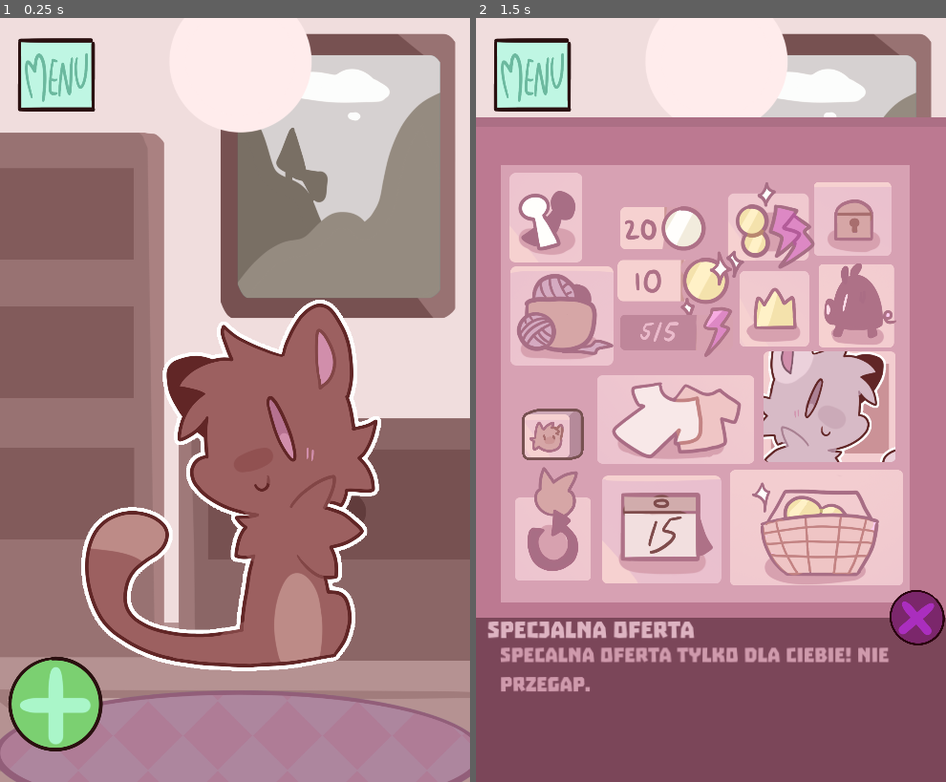
Above: before the commit, frames 1-2 (left to right).
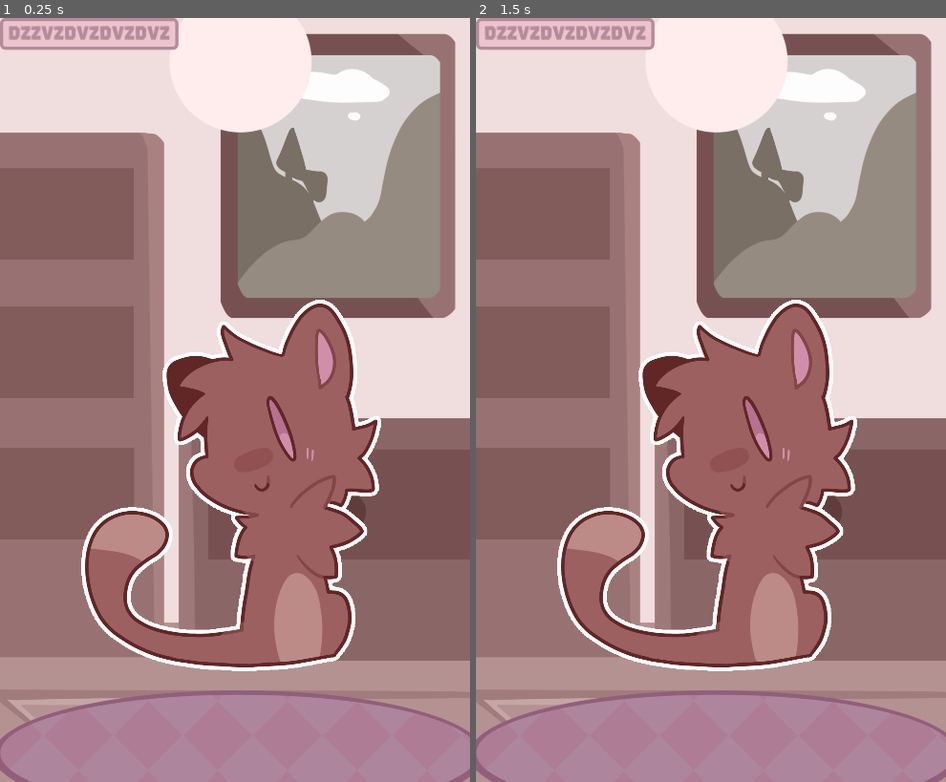
Above: after the commit, the same moments.

Repository: ElionTime001/Poglaskaj_kota
Game: Godot game, scene res://scenes/game.tscn
Same seed, same stepped clock (60 frames per second), same inputs: the game is played once before the commit and once after it.
Inputs (mouse positions are in pixels of both pictures, inside the frame that each line leads up to):
- Up to frame 1 (0.25 s): no input
- Up to frame 2 (1.5 s): click (532, 705) at 0.52 s; click (814, 529) at 1.27 s

The runs differ from the first frame. In frame 1, 4.9% of the frame differs, in the area x 0-39%, y 0-96%; in frame 2, 86%, in the area x 0-100%, y 0-100%.

Commit message:
aaaaaaaaaa

Diff:
--- a/scenes/screens.tscn
+++ b/scenes/screens.tscn
@@ -1,15 +1,33 @@
-[gd_scene load_steps=6 format=3 uid="uid://t8pxjpohp3yi"]
+[gd_scene load_steps=8 format=3 uid="uid://t8pxjpohp3yi"]
 
 [ext_resource type="Script" path="res://scripts/screens.gd" id="1_qe71l"]
 [ext_resource type="PackedScene" uid="uid://0k0k60spe7c0" path="res://scenes/dialogue_player.tscn" id="1_uhk0v"]
 [ext_resource type="PackedScene" uid="uid://dorq6s10qvfmn" path="res://scenes/interface.tscn" id="3_2ma7d"]
 [ext_resource type="PackedScene" uid="uid://beiya5qlnu5b1" path="res://scenes/item_box.tscn" id="4_jski3"]
 [ext_resource type="PackedScene" uid="uid://bbup714ugbgum" path="res://scenes/menu.tscn" id="5_1lp3j"]
+[ext_resource type="FontFile" uid="uid://byjt5ghojp7ex" path="res://troika.otf" id="6_rteni"]
+
+[sub_resource type="StyleBoxFlat" id="StyleBoxFlat_kl0jv"]
+bg_color = Color(0.92549, 0.768627, 0.807843, 1)
+border_width_left = 4
+border_width_top = 4
+border_width_right = 4
+border_width_bottom = 4
+border_color = Color(0.709804, 0.541176, 0.603922, 1)
+corner_radius_top_left = 6
+corner_radius_top_right = 6
+corner_radius_bottom_right = 6
+corner_radius_bottom_left = 6
 
 [node name="SCREENS" type="CanvasLayer"]
 script = ExtResource("1_qe71l")
 
 [node name="interface" parent="." instance=ExtResource("3_2ma7d")]
+
+[node name="TextureRect" type="TextureRect" parent="interface"]
+layout_mode = 0
+offset_right = 40.0
+offset_bottom = 40.0
 
 [node name="dialogue_player" parent="." instance=ExtResource("1_uhk0v")]
 visible = false
@@ -19,3 +37,23 @@
 
 [node name="menu" parent="." instance=ExtResource("5_1lp3j")]
 visible = false
+
+[node name="random dialogue" type="MarginContainer" parent="."]
+offset_right = 40.0
+offset_bottom = 40.0
+
+[node name="Panel" type="Panel" parent="random dialogue"]
+layout_mode = 2
+theme_override_styles/panel = SubResource("StyleBoxFlat_kl0jv")
+
+[node name="MarginContainer" type="MarginContainer" parent="random dialogue"]
+layout_mode = 2
+theme_override_constants/margin_left = 10
+theme_override_constants/margin_right = 10
+
+[node name="Label" type="Label" parent="random dialogue/MarginContainer"]
+layout_mode = 2
+theme_override_colors/font_color = Color(0.709804, 0.541176, 0.603922, 1)
+theme_override_fonts/font = ExtResource("6_rteni")
+theme_override_font_sizes/font_size = 27
+text = "dzzvzdvzdvzdvz"
--- a/scripts/dialogue_player.gd
+++ b/scripts/dialogue_player.gd
@@ -30,9 +30,12 @@
 	appear()
 
 func foroward_dialogue():
-	if index+1 < array_size:
-		index += 1
-		dialogue_window.change_label(dialogue_array[index])
+	if dialogue_window.get_line_status():
+		if index+1 < array_size:
+			index += 1
+			dialogue_window.change_label(dialogue_array[index])
+		else:
+			print("Dialogue finished")
+			disappear()
 	else:
-		print("Dialogue finished")
-		disappear()
+		dialogue_window.skip_clicked()
--- a/scripts/dialogue_window.gd
+++ b/scripts/dialogue_window.gd
@@ -1,11 +1,35 @@
 extends Control
 
 var dialogue_label: Label
+var chunk_size := 3
+signal line_finished
+var is_line_finished : bool
+var current_label : String
 
 # Called when the node enters the scene tree for the first time.
 func _ready():
 	dialogue_label = $dialogue_box/dialogue
+	is_line_finished = false
+	current_label = ""
 
 
 func change_label(new_label : String):
-	dialogue_label.text = new_label
+	current_label = new_label
+	var shown := ""
+	var pos := 0
+	is_line_finished = false
+	# Create timer
+	while pos < new_label.length() and !is_line_finished:
+		var next_chunk := new_label.substr(pos, chunk_size)
+		shown += next_chunk
+		dialogue_label.text = shown
+		await get_tree().create_timer(0.05).timeout
+		pos += chunk_size
+	is_line_finished = true
+
+func skip_clicked():
+	dialogue_label.text = current_label
+	is_line_finished = true
+
+func get_line_status():
+	return is_line_finished
--- a/scripts/screens.gd
+++ b/scripts/screens.gd
@@ -17,6 +17,7 @@
 
 	item_box.visible = false
 	menu.visible = false
+	interface.visible = false
 	item_box.item_picked.connect(_create_drag_preview)
 	#dialogue_player.play_dialogue("test_dialogue")
 
@@ -59,7 +60,7 @@
 	print("Dropped button c: | " + button.name)
 
 	if button.name == "shop":
-		dialogue_player.play_dialogue("test_dialogue")
+		dialogue_player.play_dialogue("starting_1")
 
 func interface_change(button):
 	match button.name:
